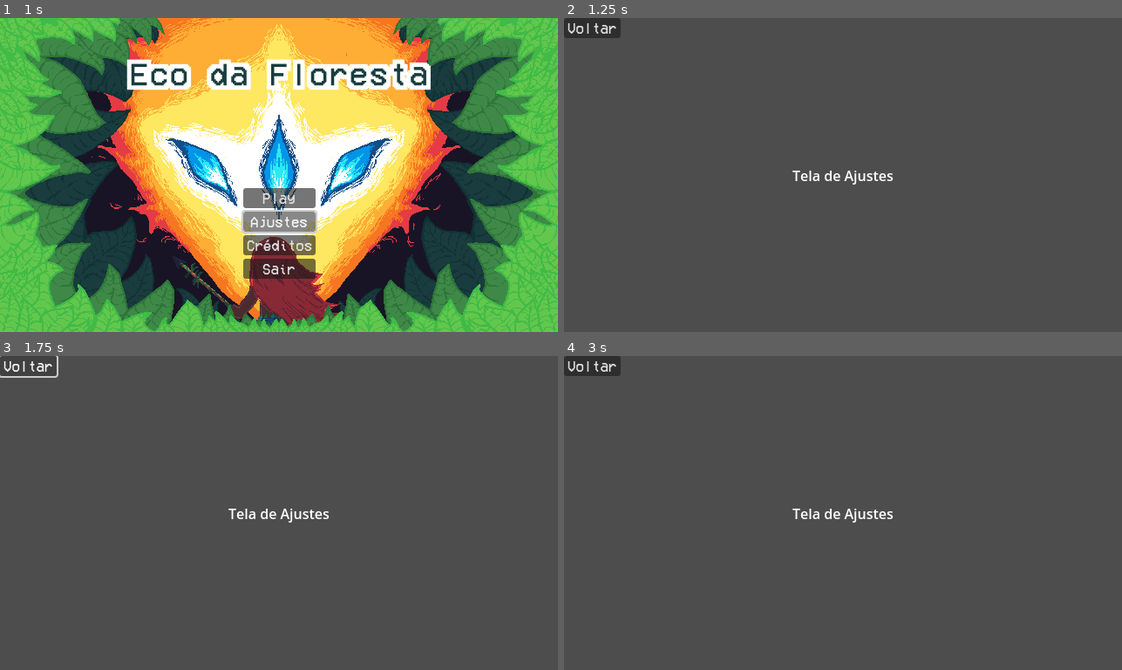
Above: before the commit, frames 1-4 (two rows, left to right).
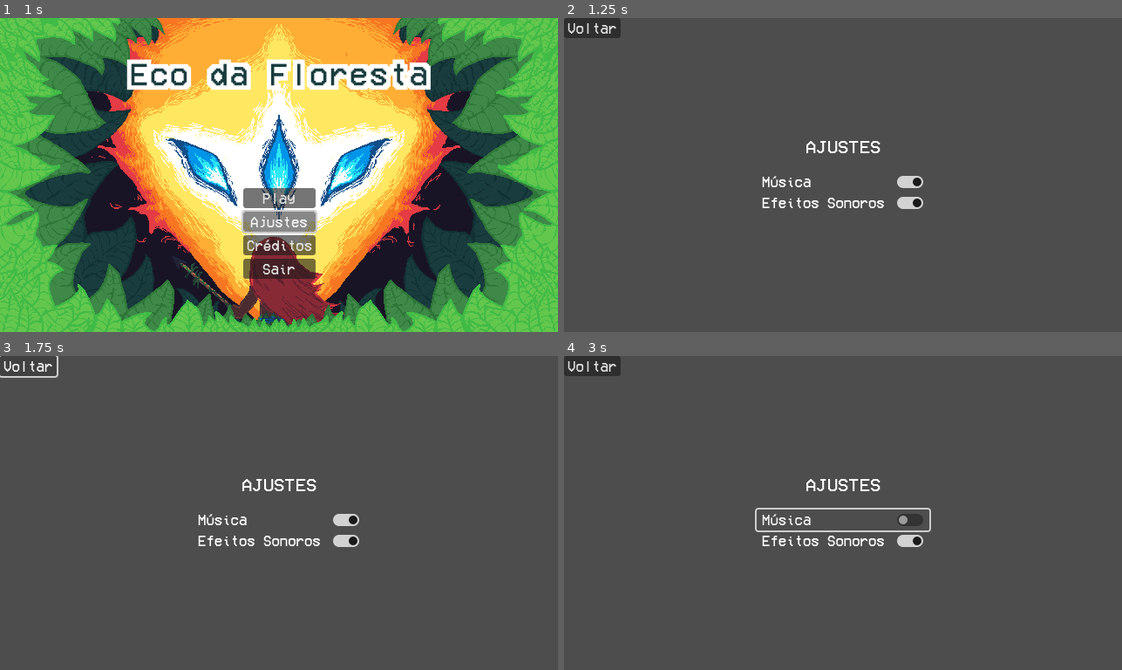
Above: after the commit, the same moments.

Repository: SamuelMTL/AmazonProject
Game: Godot game, scene res://scenes/MainMenuScene/MainMenu.tscn
Two runs of this game, one before a commit and one after it. Both use one fixed random seed, a clock stepped at 60 frames per second and the inputs below. Sound files missing from this copy of the repository are replaced by a short silence.
Inputs (mouse positions are in pixels of both pictures, inside the frame that each line leads up to):
- Up to frame 1 (1 s): click "Ajustes" at 0.5 s
- Up to frame 2 (1.25 s): no input
- Up to frame 3 (1.75 s): click "Voltar" at 1.25 s
- Up to frame 4 (3 s): click "Ajustes" at 2 s; click (843, 519) at 2.75 s, where only the run after the commit has a clickable "Música"

Frame 1 is identical in both runs. In frame 2, 1.3% of the frame differs, in the area x 35-65%, y 39-61%; in frame 3, 1.3%; in frame 4, 1.6%, in the area x 34-66%, y 39-61%.

Commit message:
Tela de Ajustes: botões de ativar/desativar Música e Efeitos Sonoros adicionado.

Diff:
--- a/amazonproject/scenes/AjustesScene/AjustesScene.tscn
+++ b/amazonproject/scenes/AjustesScene/AjustesScene.tscn
@@ -1,6 +1,7 @@
-[gd_scene load_steps=2 format=3 uid="uid://dukjcbgwjytko"]
+[gd_scene load_steps=3 format=3 uid="uid://dukjcbgwjytko"]
 
 [ext_resource type="PackedScene" uid="uid://c6yd2kl7pfr2f" path="res://Components/MainMenuButtonComponent/MainMenuButton.tscn" id="1_qpwrc"]
+[ext_resource type="FontFile" uid="uid://bm1yrc41rrxlf" path="res://assets/fonts/VCR_OSD_MONO_1.001.ttf" id="2_u8j0c"]
 
 [node name="AjustesScene" type="Control"]
 layout_mode = 3
@@ -10,22 +11,48 @@
 grow_horizontal = 2
 grow_vertical = 2
 
-[node name="Label" type="Label" parent="."]
+[node name="MainMenuButton" parent="." instance=ExtResource("1_qpwrc")]
+layout_mode = 0
+label_text = "Voltar"
+next_scene = "res://scenes/MainMenuScene/MainMenu.tscn"
+
+[node name="VBoxContainer" type="VBoxContainer" parent="."]
 layout_mode = 1
 anchors_preset = 8
 anchor_left = 0.5
 anchor_top = 0.5
 anchor_right = 0.5
 anchor_bottom = 0.5
-offset_left = -20.0
-offset_top = -11.5
-offset_right = 20.0
-offset_bottom = 11.5
+offset_left = -58.0
+offset_top = -20.0
+offset_right = 58.0
+offset_bottom = 20.0
 grow_horizontal = 2
 grow_vertical = 2
-text = "Tela de Ajustes"
+theme_override_constants/separation = 0
+alignment = 1
 
-[node name="MainMenuButton" parent="." instance=ExtResource("1_qpwrc")]
-layout_mode = 0
-label_text = "Voltar"
-next_scene = "res://scenes/MainMenuScene/MainMenu.tscn"
+[node name="Ajustes" type="Label" parent="VBoxContainer"]
+layout_mode = 2
+theme_override_fonts/font = ExtResource("2_u8j0c")
+theme_override_font_sizes/font_size = 21
+text = "Ajustes"
+horizontal_alignment = 1
+uppercase = true
+
+[node name="_spacing" type="Control" parent="VBoxContainer"]
+custom_minimum_size = Vector2(0, 20)
+layout_mode = 2
+
+[node name="Soundtrack" type="CheckButton" parent="VBoxContainer"]
+layout_mode = 2
+theme_override_fonts/font = ExtResource("2_u8j0c")
+button_pressed = true
+text = "Música "
+icon_alignment = 2
+
+[node name="SFX" type="CheckButton" parent="VBoxContainer"]
+layout_mode = 2
+theme_override_fonts/font = ExtResource("2_u8j0c")
+button_pressed = true
+text = "Efeitos Sonoros "
